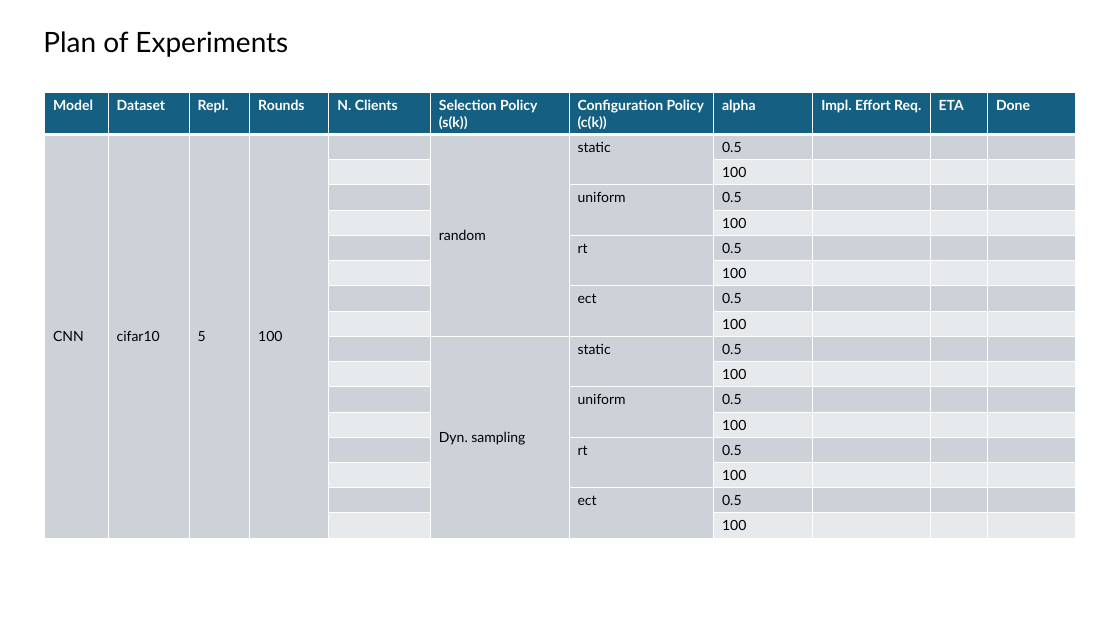
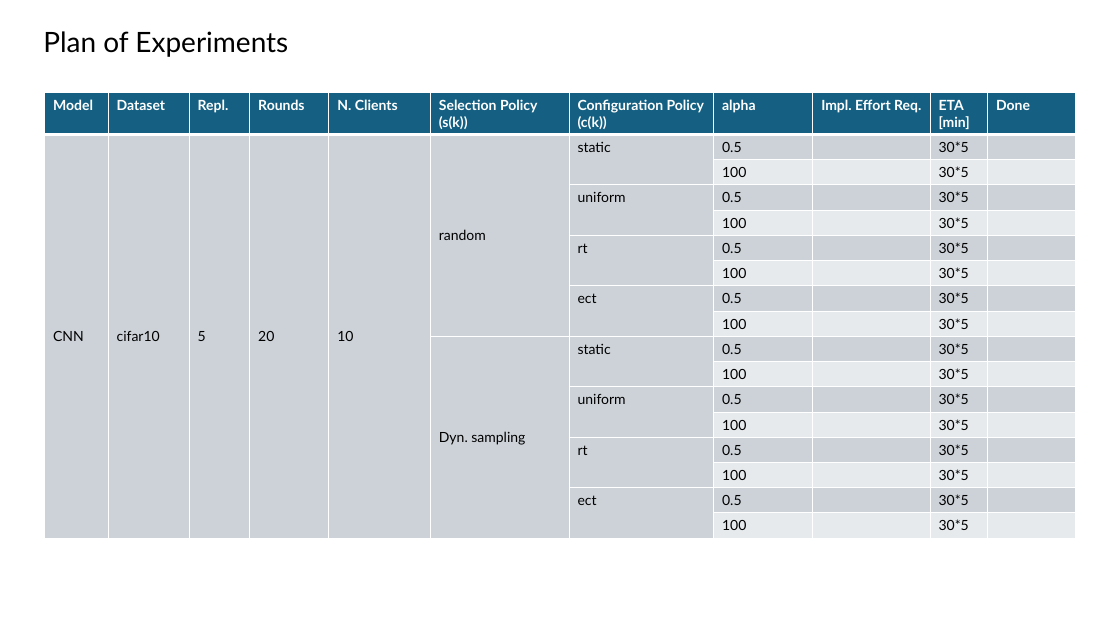
Before and after one commit to FedFlw/NodeSelection, a slide deck: slide 2 of extra_material/exp_plan.pptx. Drawn at 1120x630 pixels with LibreOffice and Linux fonts; fonts in the diff are those of the drawing. Boxes give left, top, right and bottom in pixels: in the first picture for what was removed or moved away, otherwise in the second. Text is boxed around its words. In the diff, an @@ line names an element or a change of style, - is before the commit and + after.

```diff
--- a/extra_material/exp_plan.pptx
+++ b/extra_material/exp_plan.pptx
@@ table at (45,92,1075,538) @@
-row 1, column 10: ETA
+row 1, column 10: ETA [min]
-row 2: CNN | cifar10 | 5 | 100 |  | random | static | 0.5 |  |  | 
+row 2: CNN | cifar10 | 5 | 20 | 10 | random | static | 0.5 |  | 30*5 | 
-row 3, column 10: 
+row 3, column 10: 30*5
-row 4, column 10: 
+row 4, column 10: 30*5
-row 5, column 10: 
+row 5, column 10: 30*5
-row 6, column 10: 
+row 6, column 10: 30*5
-row 7, column 10: 
+row 7, column 10: 30*5
-row 8, column 10: 
+row 8, column 10: 30*5
-row 9, column 10: 
+row 9, column 10: 30*5
-row 10, column 10: 
+row 10, column 10: 30*5
-row 11, column 10: 
+row 11, column 10: 30*5
-row 12, column 10: 
+row 12, column 10: 30*5
-row 13, column 10: 
+row 13, column 10: 30*5
-row 14, column 10: 
+row 14, column 10: 30*5
-row 15, column 10: 
+row 15, column 10: 30*5
-row 16, column 10: 
+row 16, column 10: 30*5
-row 17, column 10: 
+row 17, column 10: 30*5
```
Also in this commit, not shown: 3 other slides changed.
